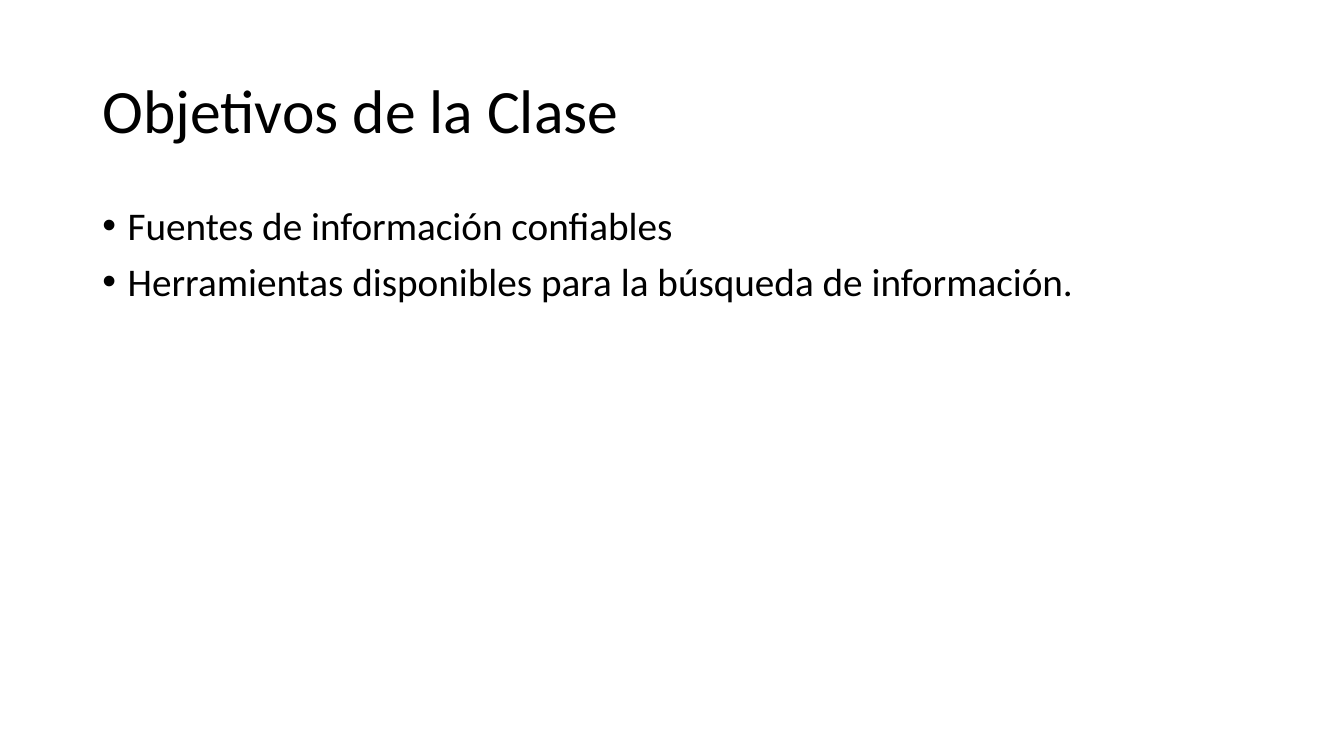
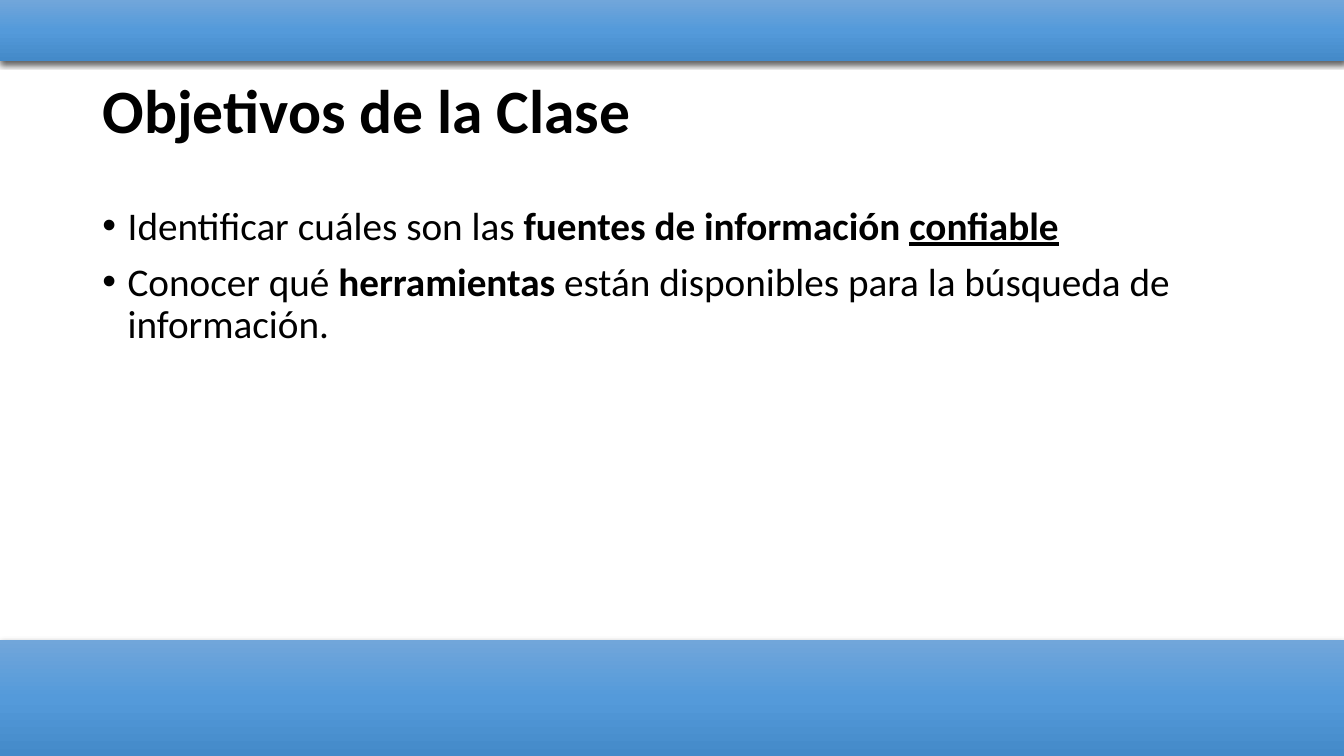
Before and after one commit to Adrifelcha/afchavez-019, a slide deck: slide 2 of JeanPiaget/2019-2020/Presentaciones/3_Un2_VI_BúsquedaInformación.pptx. Drawn at 1344x756 pixels with LibreOffice and Linux fonts; fonts in the diff are those of the drawing. Boxes give left, top, right and bottom in pixels: in the first picture for what was removed or moved away, otherwise in the second. Text is boxed around its words. In the diff, an @@ line names an element or a change of style, - is before the commit and + after.

```diff
--- a/JeanPiaget/2019-2020/Presentaciones/3_Un2_VI_BúsquedaInformación.pptx
+++ b/JeanPiaget/2019-2020/Presentaciones/3_Un2_VI_BúsquedaInformación.pptx
@@ rectangle added at [0, 0, 1344, 60], fill gradient #71A6DB to #559BDB to #448ACA @@
@@ title "Objetivos de la Clase" at [102, 89, 631, 144]: bold on @@
@@ text at [128, 212, 1170, 339]: text changed @@
-• Fuentes de información confiables
-• Herramientas disponibles para la búsqueda de información.
+• Identificar cuáles son las fuentes de información confiable
+• Conocer qué herramientas están disponibles para la búsqueda de información.
@@ rectangle added at [0, 640, 1344, 756], fill gradient #71A6DB to #559BDB to #448ACA @@
```
Also in this commit, not shown: 1 other slide changed, 17 slides added, 15 other files.
